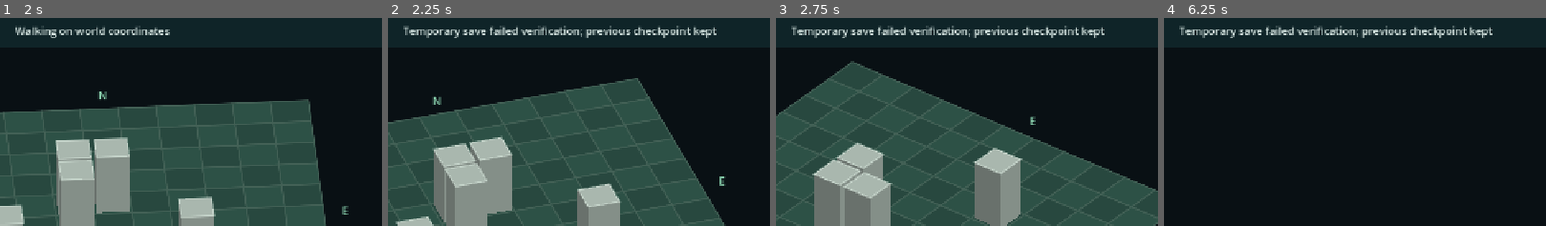
Above: before the commit, frames 1-4 (left to right).
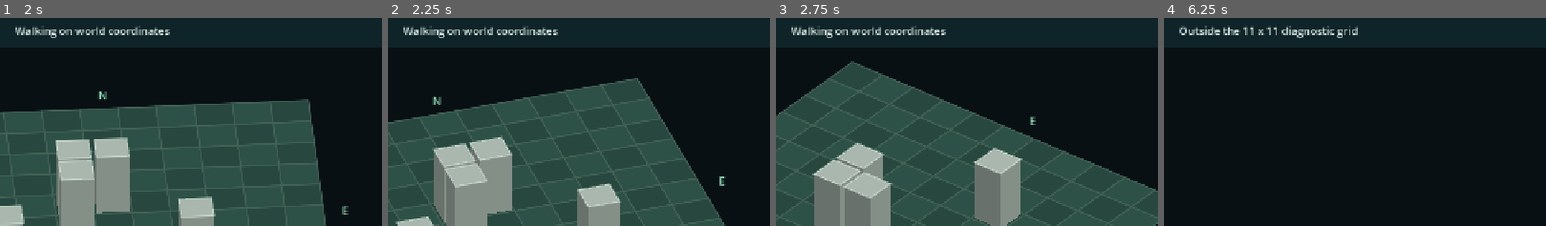
Above: after the commit, the same moments.

Repository: 1337816143/PvZ-Infinite
Game: Godot game, scene res://main.tscn
Two runs of this game, one before a commit and one after it. Both use one fixed random seed, a clock stepped at 60 frames per second and the inputs below.
Inputs (mouse positions are % of the whole screen's width and height, from its top left):
- Up to frame 1 (2 s): tap Enter at 0.5 s; move the mouse to (45, 71) at 0.52 s; hold W 0.53-1.25 s; hold Q 0.53-1.25 s; click (45, 71) at 0.67 s; drag from (80, 66) to (45, 71) at 1.27 s
- Up to frame 2 (2.25 s): tap Space at 2 s; move the mouse to (20, 35) at 2.02 s; hold A from 2.03 s (still down); hold Q from 2.03 s (still down)
- Up to frame 3 (2.75 s): keep holding A; keep holding Q
- Up to frame 4 (6.25 s): release A at 2.75 s; release Q at 2.75 s; drag from (55, 51) to (20, 35) at 2.77 s; tap Enter at 3.5, 5.75 s; move the mouse to (35, 25) at 3.52 s; hold S 3.53-4.25 s; hold Q 3.53-4.25 s; drag from (72, 46) to (35, 25) at 4.27 s; tap Space at 5 s; move the mouse to (30, 56) at 5.02 s; hold W 5.03-5.75 s; hold Q 5.03-5.75 s; click (30, 56) at 5.17 s; drag from (60, 28) to (30, 56) at 5.77 s
The pictures show only the part of the screen within x 0-50%, y 8-58%; the shares and areas given below are measured in that part.

Frame 1 is identical in both runs. In frame 2, 2.0% of the frame differs, in the area x 4-86%, y 3-10%; in frame 3, 2.0%; in frame 4, 2.1%.

Commit message:
fix(lab): preserve exact checkpoint coordinates and document deferred device gates

Diff:
--- a/android-lab/spikes/01-rotatable-25d/scripts/save_store.gd
+++ b/android-lab/spikes/01-rotatable-25d/scripts/save_store.gd
@@ -51,7 +51,13 @@
 			return {}
 		parsed = JSON.parse_string(body)
 	# Legacy v0.1.0 plain snapshots remain readable, but are not checksummed.
-	return parsed if _valid(parsed) else {}
+	if not _valid(parsed):
+		return {}
+	# Normalize JSON's float-only numbers through the validated native world state.
+	# Compare exact native snapshots, not Variant int/float container representations.
+	var candidate = LabWorld.new()
+	candidate.restore(parsed)
+	return candidate.snapshot()
 
 func has_any(path: String) -> bool:
 	return FileAccess.file_exists(path) or FileAccess.file_exists(path + ".bak") or FileAccess.file_exists(path + ".tmp")
@@ -65,7 +71,10 @@
 	var current: Dictionary = _read(path)
 	if current == payload:
 		return true # Do not rotate an identical checkpoint over the useful backup.
-	var body: String = JSON.stringify(payload)
+	if current.is_empty() and has_any(path) and _read(path + ".bak").is_empty() and _read(path + ".tmp").is_empty():
+		last_error = "All checkpoint files unreadable; kept for recovery, not overwritten"
+		return false
+	var body: String = JSON.stringify(payload, "", true, true)
 	var envelope: Dictionary = {"format": "camera-lab-envelope-v1", "payload_json": body, "sha256": body.sha256_text()}
 	var temporary: String = path + ".tmp"
 	var file: FileAccess = FileAccess.open(temporary, FileAccess.WRITE)
Not shown, added: android-lab/docs/verification-levels.md
Not shown, added: android-lab/logs/2026-09-05-step-02.md
